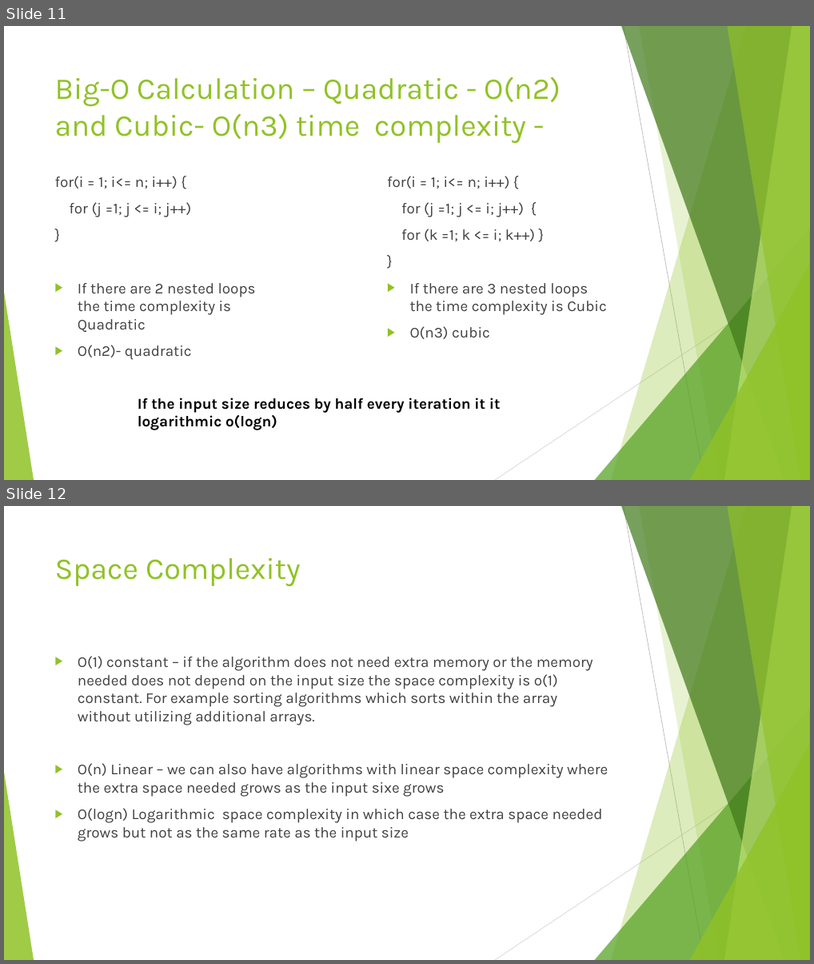
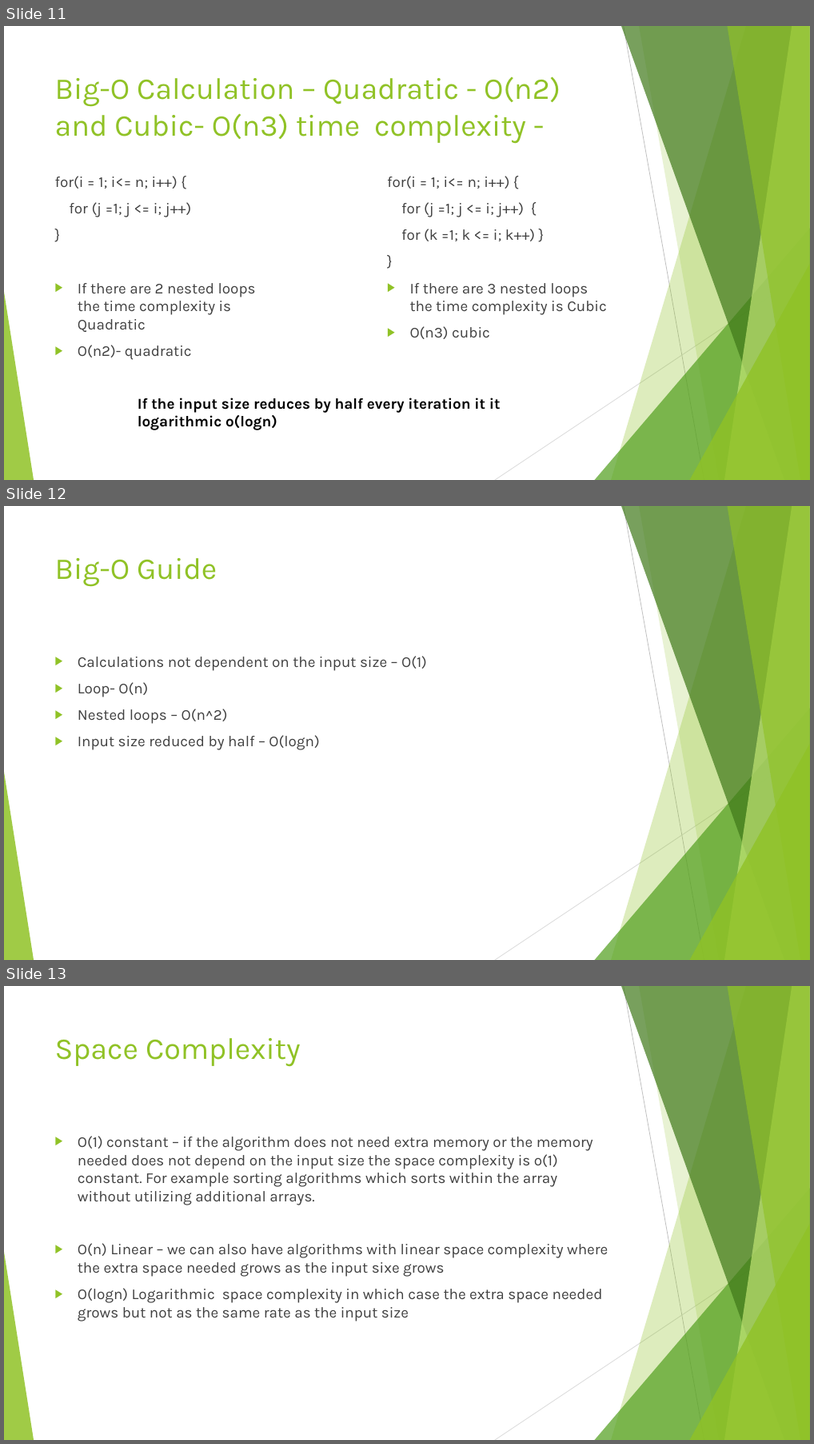
Before and after one commit to divyaparyani67/DSA, a slide deck: DSA- Learning.pptx. Shown one above the other, each under a label of ours: slides 11 and 12 before the commit, slides 11, 12 and 13 after it. The pictures are 814x964 and 814x1444 pixels, drawn with LibreOffice and Linux fonts; fonts in the diff are those of the drawing. Boxes give left, top, right and bottom in pixels: in the first picture for what was removed or moved away, otherwise in the second. Text is boxed around its words. In the diff, an @@ line names an element or a change of style, - is before the commit and + after.

```diff
--- a/DSA- Learning.pptx
+++ b/DSA- Learning.pptx
@@ slide 12 added at box(4, 506, 810, 960), background #FFFFFF; not listed: 10 template elements that a slide beside it also shows @@
@@ title added at box(55, 558, 217, 587), 36 pt, text #90C226 @@
+Big-O Guide
@@ text added at box(78, 656, 427, 750), 18 pt, text #404040 @@
+▶ Calculations not dependent on the input size – O(1)
+▶ Loop- O(n)
+▶ Nested loops – O(n^2)
+▶ Input size reduced by half – O(logn)
@@ what was slide 12 is now slide 13 @@
```
Also in this commit, not shown: 1 slide changed, 2 other slides added, 2 slides removed, 1 other file.
